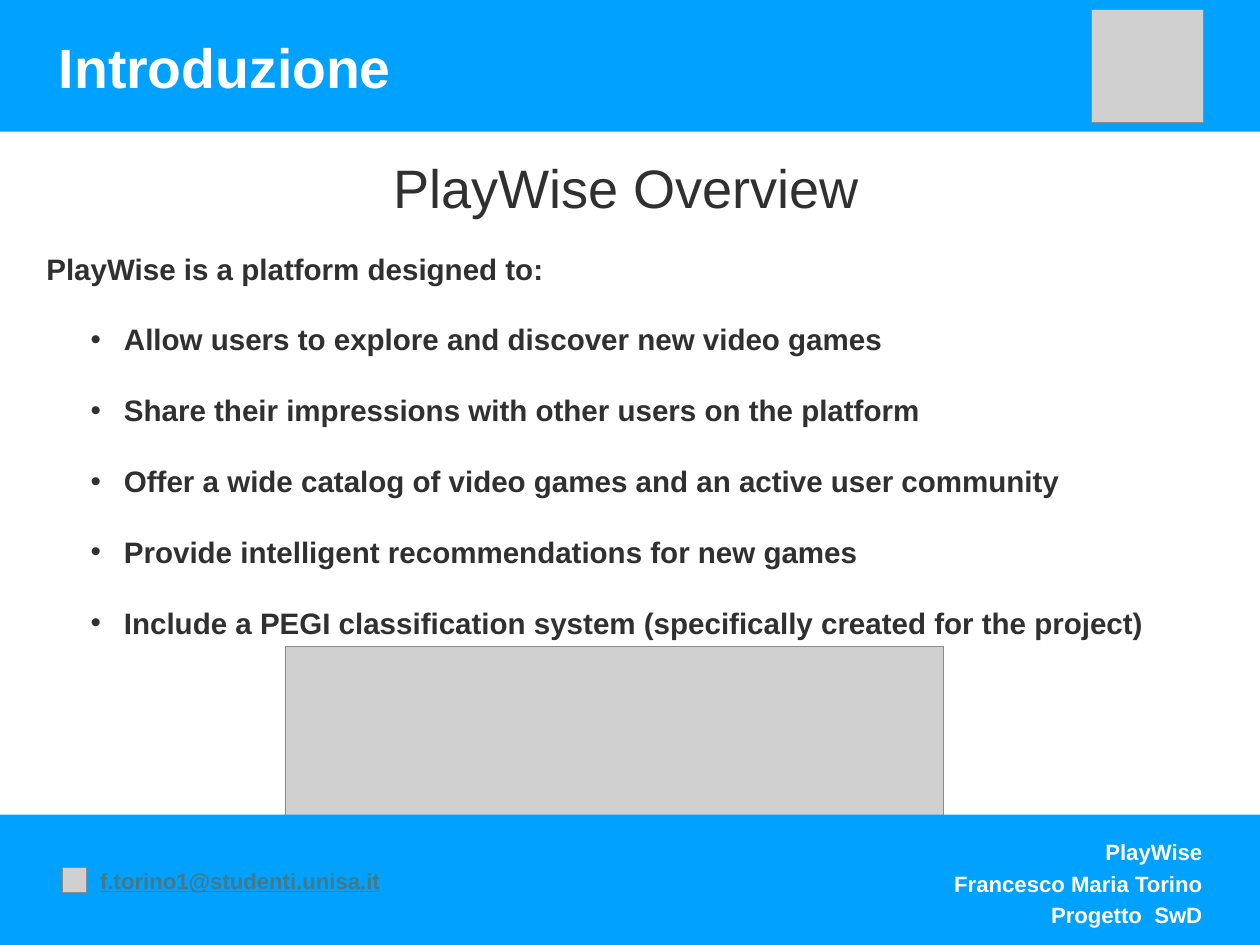
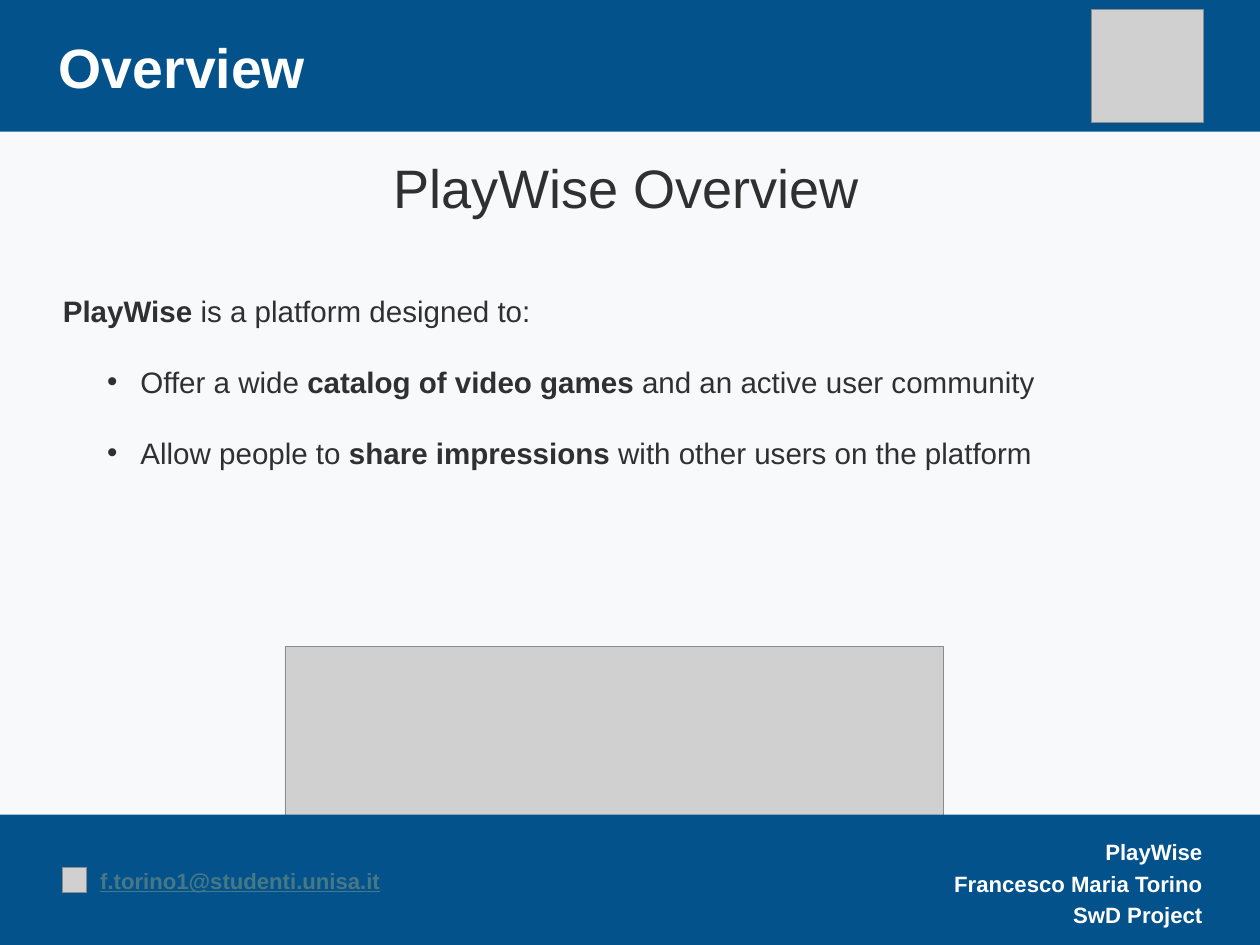
Before and after one commit to FrancescoTorino1999/PlayWiseDependability, a slide deck: slide 2 of Presentazione/Presentazione Playwise SwD.pptx. Drawn at 1260x945 pixels with LibreOffice and Linux fonts; fonts in the diff are those of the drawing; grey boxes stand for pictures. Boxes give left, top, right and bottom in pixels: in the first picture for what was removed or moved away, otherwise in the second. Text is boxed around its words. In the diff, an @@ line names an element or a change of style, - is before the commit and + after.

```diff
--- a/Presentazione/Presentazione Playwise SwD.pptx
+++ b/Presentazione/Presentazione Playwise SwD.pptx
@@ background #FFFFFF to #F7F9FA @@
@@ rectangle at (0,0,1260,132): fill #00A1FF to #03528C @@
@@ text at (59,48,305,89): text changed @@
-Introduzione
+Overview
@@ text "PlayWise is a platform designed ...": place and size @@
-text "PlayWise is a platform designed ..." at (46,258,1142,640)
+text "PlayWise is a platform designed ..." at (63,300,1034,470)
@@ text at (63,300,1034,399): bold off in "is a platform designed to:", "Offer a wide and an active user ..." @@
@@ text at (124,328,919,427): paragraphs removed @@
-  • Allow users to explore and discover new video games
-  • Share their impressions with other users on the platform
@@ text at (140,442,1032,470): text changed; bold off @@
-  • Provide intelligent recommendations for new games
-  • Include a PEGI classification system (specifically created for the project)
+  • Allow people to share impressions with other users on the platform
@@ rectangle at (0,815,1260,945): fill #00A1FF to #03528C @@
@@ text at (1073,907,1202,928): text changed @@
-Progetto SwD
+SwD Project
```
Also in this commit, not shown: 6 other slides changed, 6 slides added, 3 other files.
